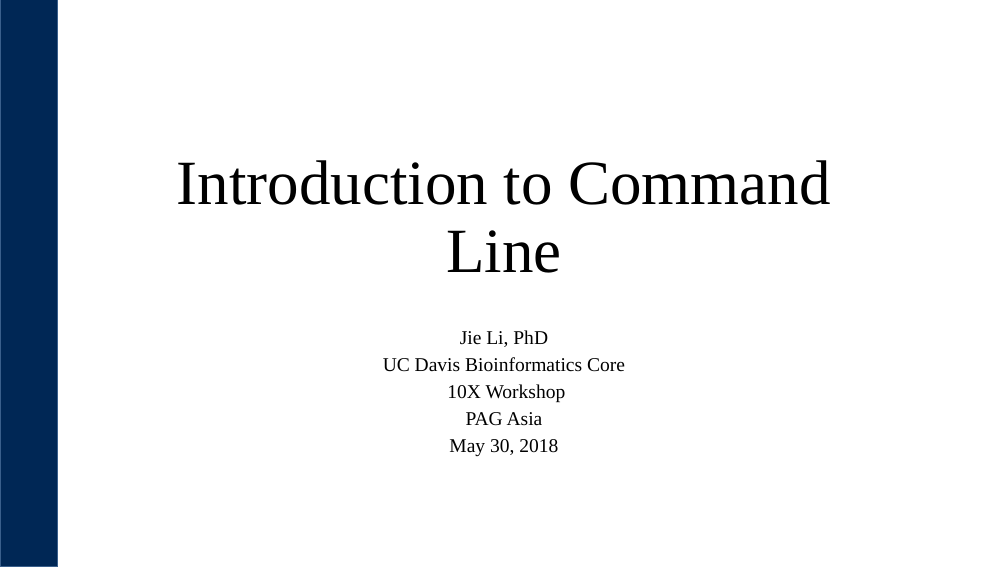
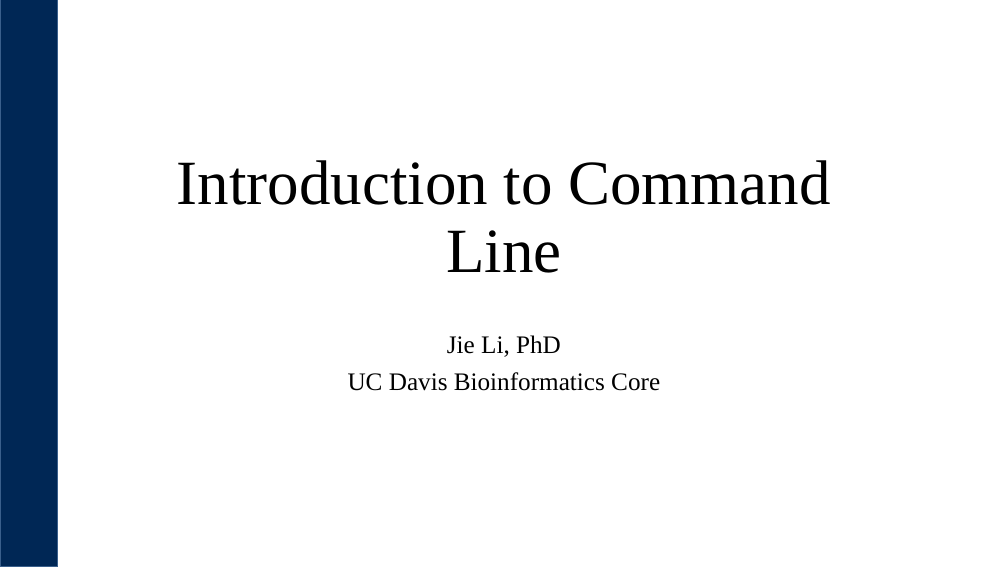
Before and after one commit to ucdavis-bioinformatics-training/2018-June-RNA-Seq-Workshop, a slide deck: slide 1 of monday/Intro2CLI.pptx. Drawn at 1008x567 pixels with LibreOffice and Linux fonts; fonts in the diff are those of the drawing; background and template pictures are left out. Boxes give left, top, right and bottom in pixels: in the first picture for what was removed or moved away, otherwise in the second. Text is boxed around its words. In the diff, an @@ line names an element or a change of style, - is before the commit and + after.

Commit message:
small edits to Intro2CLI

```diff
--- a/monday/Intro2CLI.pptx
+++ b/monday/Intro2CLI.pptx
@@ subtitle "Jie Li, PhD" at (x1=348, y1=335, x2=660, y2=391): size 18.6 to 24 pt; line spacing 0.7 to 0.9 @@
@@ subtitle at (x1=447, y1=384, x2=566, y2=456): paragraphs removed @@
-10X Workshop
-PAG Asia
-May 30, 2018
```
Also in this commit, not shown: 1 other slide changed, 1 slide removed, 2 other files.
